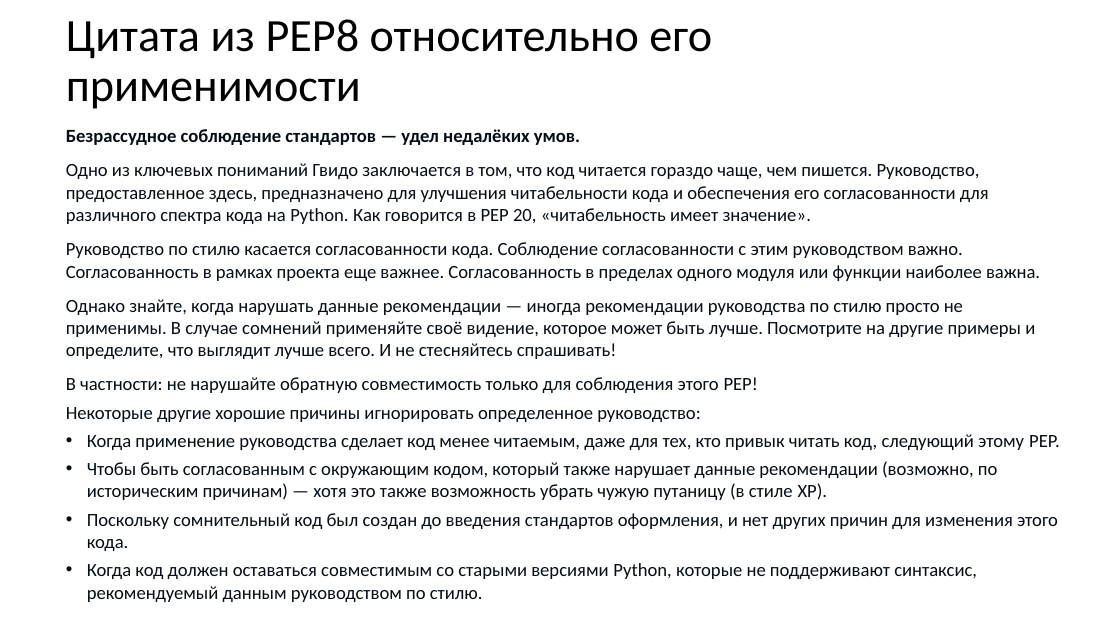
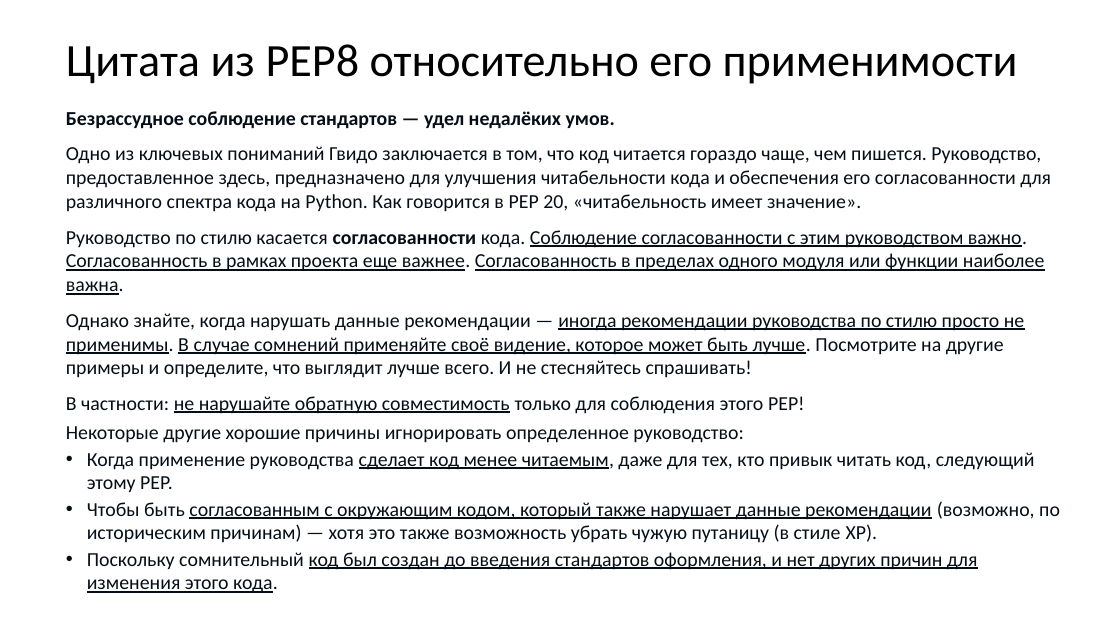
Before and after one commit to xtrueman/prog_instruments, a slide deck: slide 10 of presentations/CodingStandards.pptx. Drawn at 1120x630 pixels with LibreOffice and Linux fonts; fonts in the diff are those of the drawing. Boxes give left, top, right and bottom in pixels: in the first picture for what was removed or moved away, otherwise in the second. Text is boxed around its words. In the diff, an @@ line names an element or a change of style, - is before the commit and + after.

```diff
--- a/presentations/CodingStandards.pptx
+++ b/presentations/CodingStandards.pptx
@@ title "Цитата из PEP8 относительно его ..." rewrapped from <box>66,19,712,109</box> to <box>66,44,1018,84</box> @@
@@ text "Безрассудное соблюдение стандартов — удел ...": place and size @@
-text "Безрассудное соблюдение стандартов — удел ..." at <box>66,129,1060,602</box>
+text "Безрассудное соблюдение стандартов — удел ..." at <box>66,111,1060,593</box>
@@ text "Безрассудное соблюдение стандартов — удел ..." at <box>66,111,1060,593</box>: size 16 to 17 pt; bold on in "согласованности"; underline on in "Соблюдение согласованности с этим руководством важно. Соглас ...", "иногда рекомендации руководства по стилю просто не ...", "не нарушайте обратную совместимость", "сделает код менее читаемым," and 2 more places; less space between paragraphs @@
@@ text at <box>87,563,977,602</box>: paragraph removed @@
-• Когда код должен оставаться совместимым со старыми версиями Python, которые не поддерживают синтаксис, рекомендуемый данным руководством по стилю.
```
Also in this commit, not shown: 5 other slides changed, 1 slide added.
